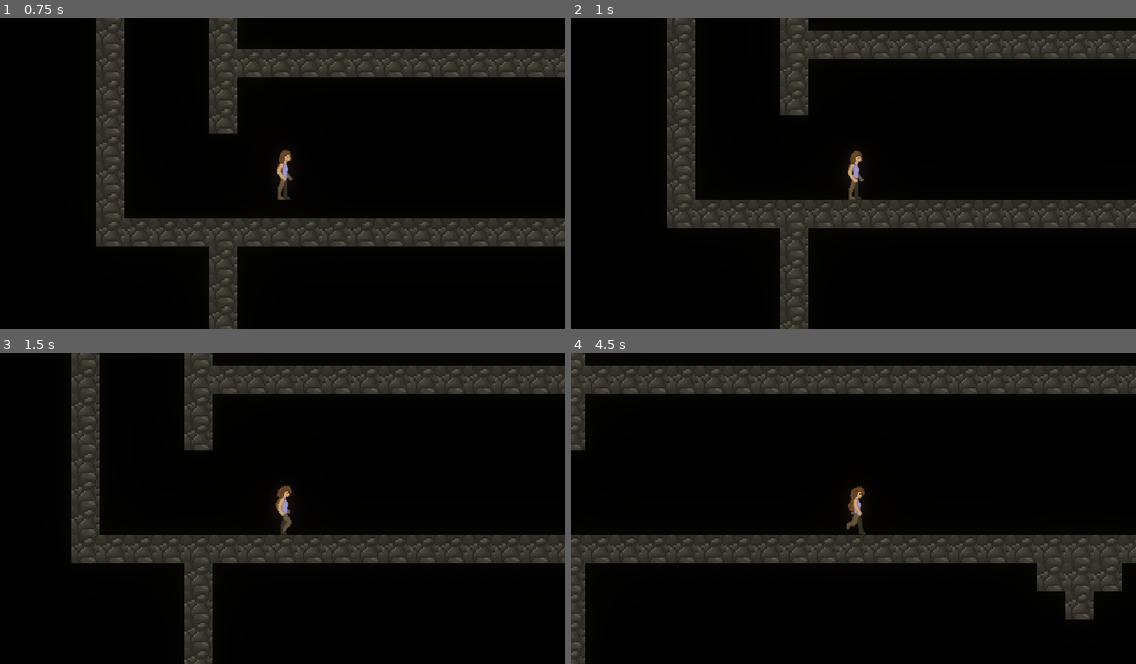
Above: before the commit, frames 1-4 (two rows, left to right).
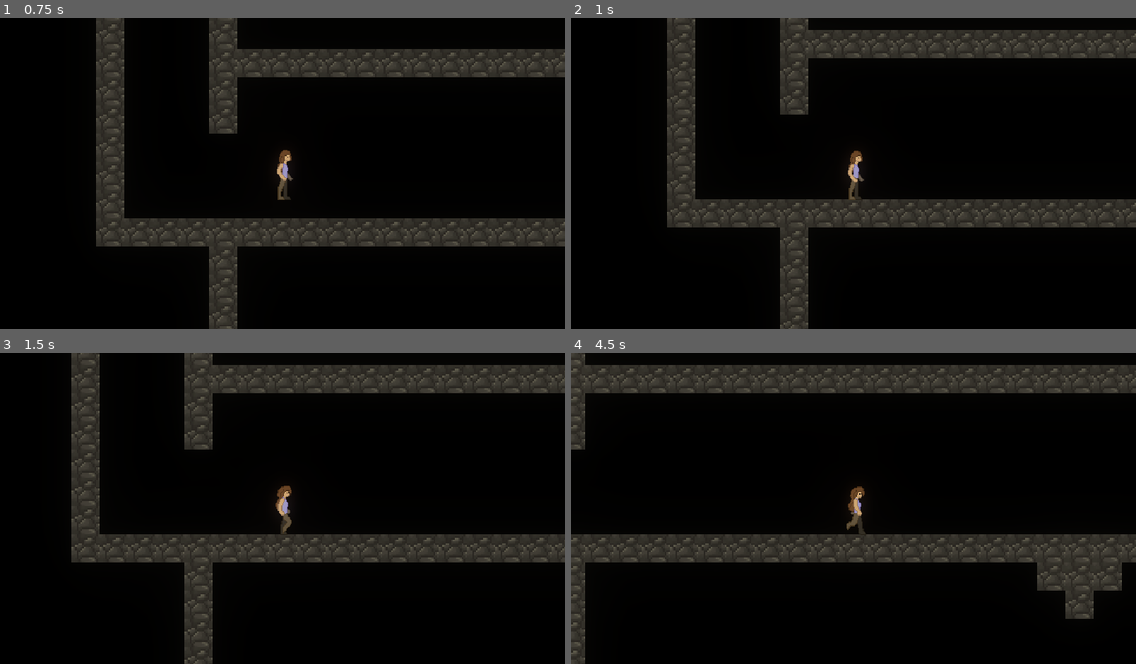
Above: after the commit, the same moments.

Repository: shindig-games/astral
Game: Godot game, scene res://scenes/Menu.tscn
Same seed, same stepped clock (60 frames per second), same inputs: the game is played once before the commit and once after it.
Inputs:
- Up to frame 1 (0.75 s): click "Start" at 0.5 s
- Up to frame 2 (1 s): no input
- Up to frame 3 (1.5 s): hold Right (move_right) from 1.28 s (still down)
- Up to frame 4 (4.5 s): tap Up (move_jump) at 1.52, 2.27, 3.77 s; release Right (move_right) at 2.78 s; hold A (move_left) 2.78-3.53 s; hold Right (move_right) from 3.53 s (still down)

Frame 1 is identical in both runs. In frame 2, 0.9% of the frame differs, in the area x 17-100%, y 0-100%; in frame 3, 0.9%; in frame 4, 1.2%, in the area x 0-100%, y 0-99%.

Commit message:
updated and upgraded

Diff:
--- a/scenes/Player.tscn
+++ b/scenes/Player.tscn
@@ -59,7 +59,7 @@
 
 [sub_resource type="CapsuleShape2D" id=3]
 radius = 30.0
-height = 13.0
+height = 1.0
 
 [node name="Player" type="KinematicBody2D"]
 position = Vector2( 635.046, 358.146 )
@@ -83,7 +83,7 @@
 drag_margin_v_enabled = false
 
 [node name="CrouchingCollisionShape" type="CollisionShape2D" parent="."]
-position = Vector2( 5, 23 )
+position = Vector2( 5, 27 )
 shape = SubResource( 3 )
 
 [node name="Raycasts" type="Node2D" parent="."]
--- a/src/player/player.gd
+++ b/src/player/player.gd
@@ -128,10 +128,10 @@
 	if Input.is_action_pressed("ui_down"):
 		if time_since_on_floor == 0:
 			return true
+	return false
 
 # warning-ignore:unused_argument
 func apply_move(delta):
-	get_node("StandingCollisionShape").disabled = false
 	if Input.is_action_pressed("move_left") and lock_move_left_timer <= 0:
 		if direction == 1:
 			sprite.flip_h = true
@@ -150,28 +150,24 @@
 
 # warning-ignore:unused_argument
 func apply_idle(delta):
-	get_node("StandingCollisionShape").disabled = false
 	motion.x = 0
 
 # warning-ignore:unused_argument
 func apply_jump(delta):
-	get_node("StandingCollisionShape").disabled = false
 	if time_since_on_floor < 1:
 		motion.y = JUMP_SPEED
 		time_since_on_floor = 1
 
 # warning-ignore:unused_argument
 func apply_fall(delta):
-	get_node("StandingCollisionShape").disabled = false
+	pass
 
 # warning-ignore:unused_argument
 func apply_wall_slide(delta):
-	get_node("StandingCollisionShape").disabled = false
 	motion.y = min(motion.y, WALL_SLIDE_SPEED)
 
 # warning-ignore:unused_argument
 func apply_wall_jump(delta):
-	get_node("StandingCollisionShape").disabled = false
 	if wall_direction == 1:
 		lock_move_right_timer = 0.5
 	if wall_direction == -1:
@@ -183,14 +179,5 @@
 	lock_move_stop_timer = 0.5
 
 func apply_crouch(delta):
-	get_node("StandingCollisionShape").disabled = true
 	motion.x = 0
-	if Input.is_action_pressed("move_left"):
-		if direction == 1:
-			sprite.flip_h = true
-		direction = -1
-	elif Input.is_action_pressed("move_right"):
-		if direction == -1:
-			sprite.flip_h = false
-		direction = 1
-	print(direction)
+	apply_move(delta)
--- a/src/player/player_state_machine.gd
+++ b/src/player/player_state_machine.gd
@@ -41,6 +41,7 @@
 			if parent.should_jump(delta):
 				return states.jump
 			if parent.should_crouch(delta):
+				parent.get_node("StandingCollisionShape").disabled = true
 				return states.crouch
 
 		states.walk:
@@ -51,6 +52,7 @@
 			if parent.should_fall(delta):
 				return states.fall
 			if parent.should_crouch(delta):
+				parent.get_node("StandingCollisionShape").disabled = true
 				return states.crouch
 
 		states.jump:
@@ -81,8 +83,10 @@
 
 		states.crouch:
 			if parent.should_jump(delta):
+				parent.get_node("StandingCollisionShape").disabled = false
 				return states.jump
 			if parent.should_idle(delta):
+				parent.get_node("StandingCollisionShape").disabled = false
 				return states.idle
 			#if parent.should_roll:
 			#	return states.roll
